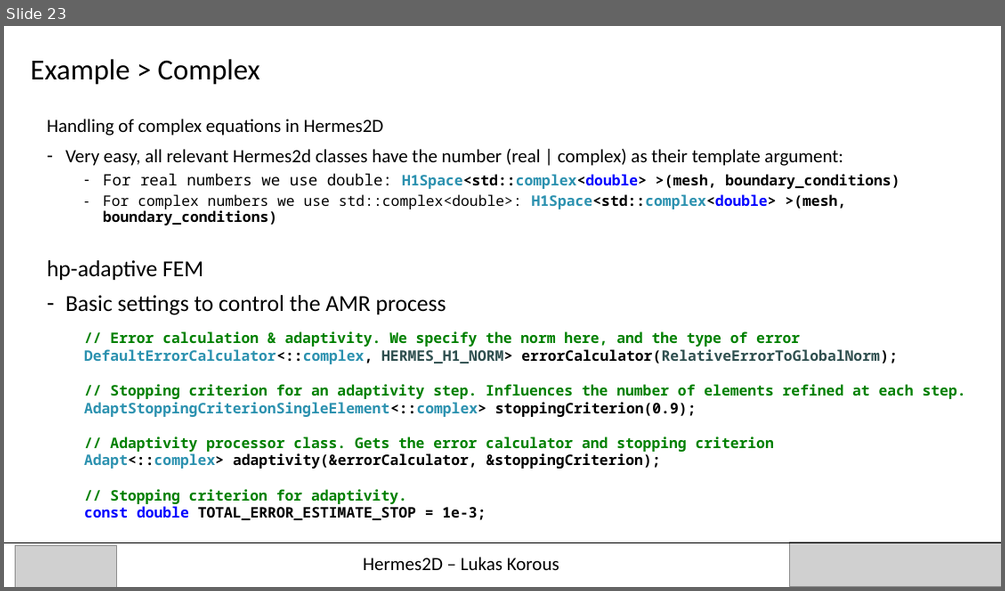
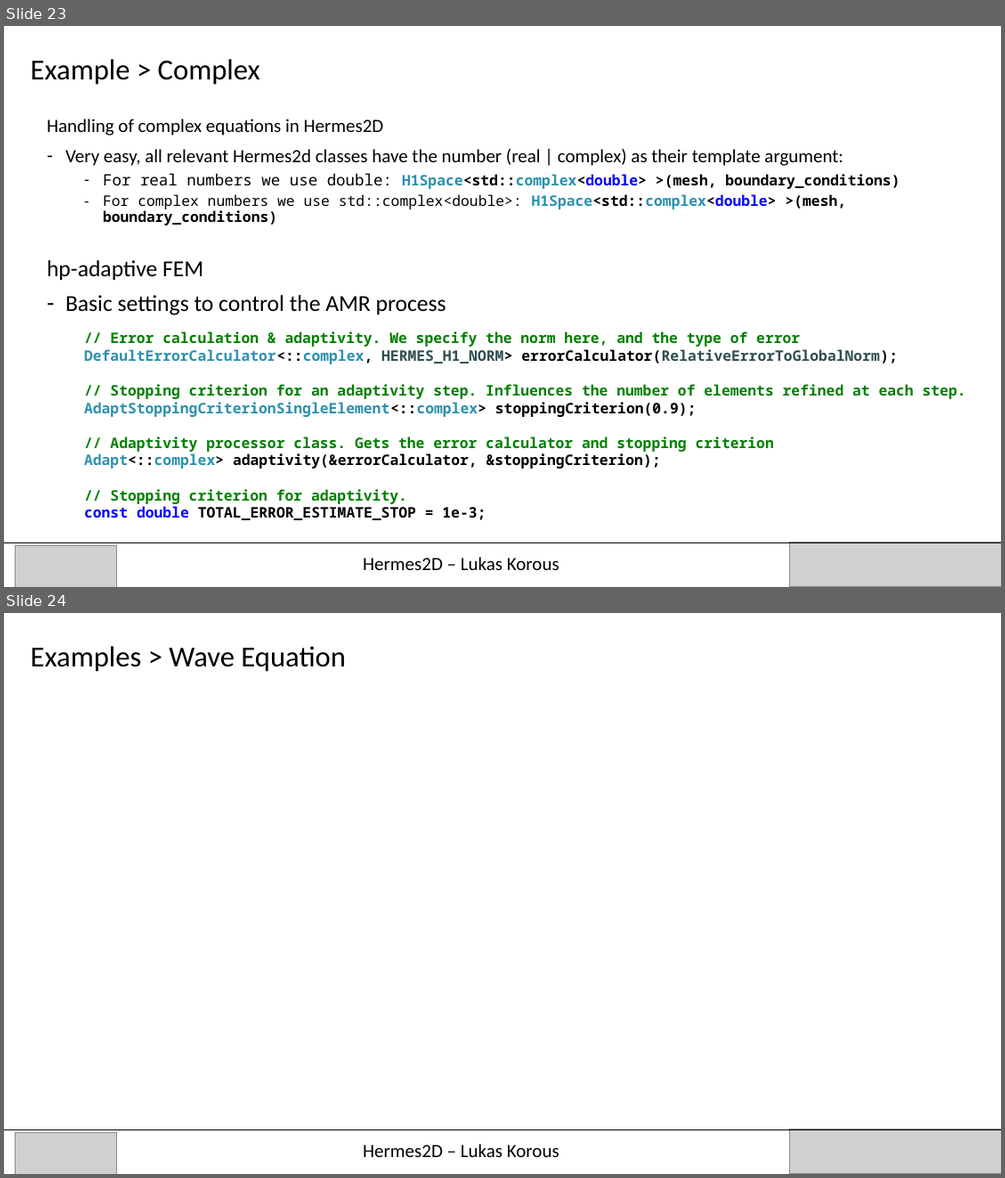
Before and after one commit to l-korous/hermes-presentation, a slide deck: Hermes2d.pptx. Shown one above the other, each under a label of ours: slide 23 before the commit, slides 23 and 24 after it. The pictures are 1005x591 and 1005x1178 pixels, drawn with LibreOffice and Linux fonts; fonts in the diff are those of the drawing; grey boxes stand for pictures. Boxes give left, top, right and bottom in pixels: in the first picture for what was removed or moved away, otherwise in the second. Text is boxed around its words. In the diff, an @@ line names an element or a change of style, - is before the commit and + after.

```diff
--- a/Hermes2d.pptx
+++ b/Hermes2d.pptx
@@ slide 24 added at box(4, 613, 1001, 1174), background #FFFFFF @@
@@ title added at box(31, 646, 346, 672), 28 pt, text #000000 @@
+Examples > Wave Equation
@@ line added from (1001, 1129) to (4, 1129), #000000 0.5 pt @@
@@ picture added at box(16, 1132, 118, 1174) @@
@@ text added at box(363, 1143, 559, 1157), 18 pt, text #000000 @@
+Hermes2D – Lukas Korous
@@ picture added at box(790, 1129, 1001, 1174) @@
```
Also in this commit, not shown: 1 slide changed, 15 other slides added, 30 other files.
